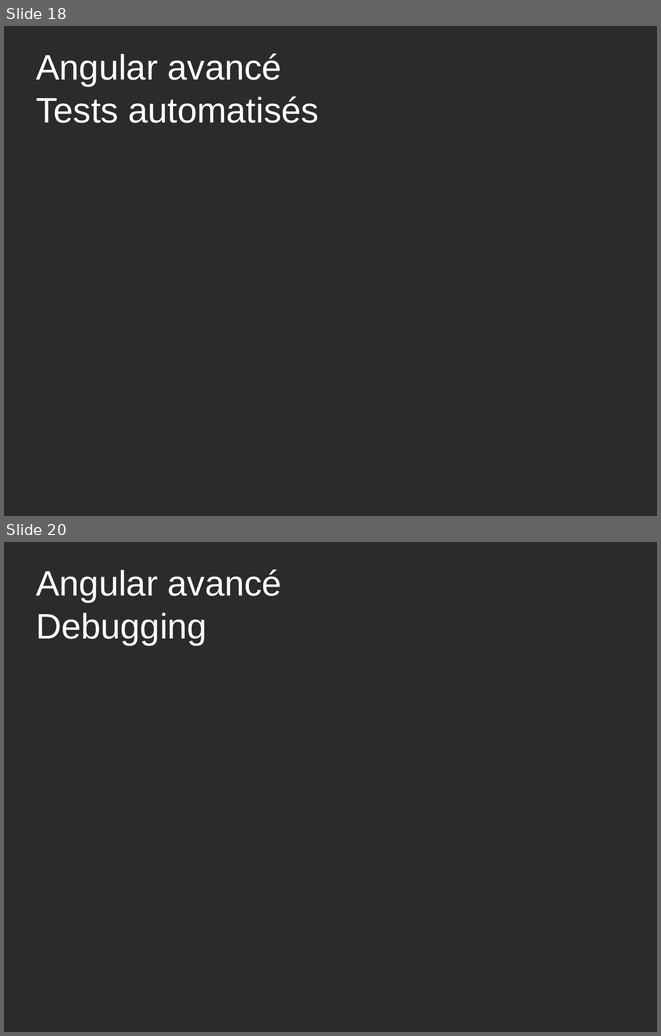
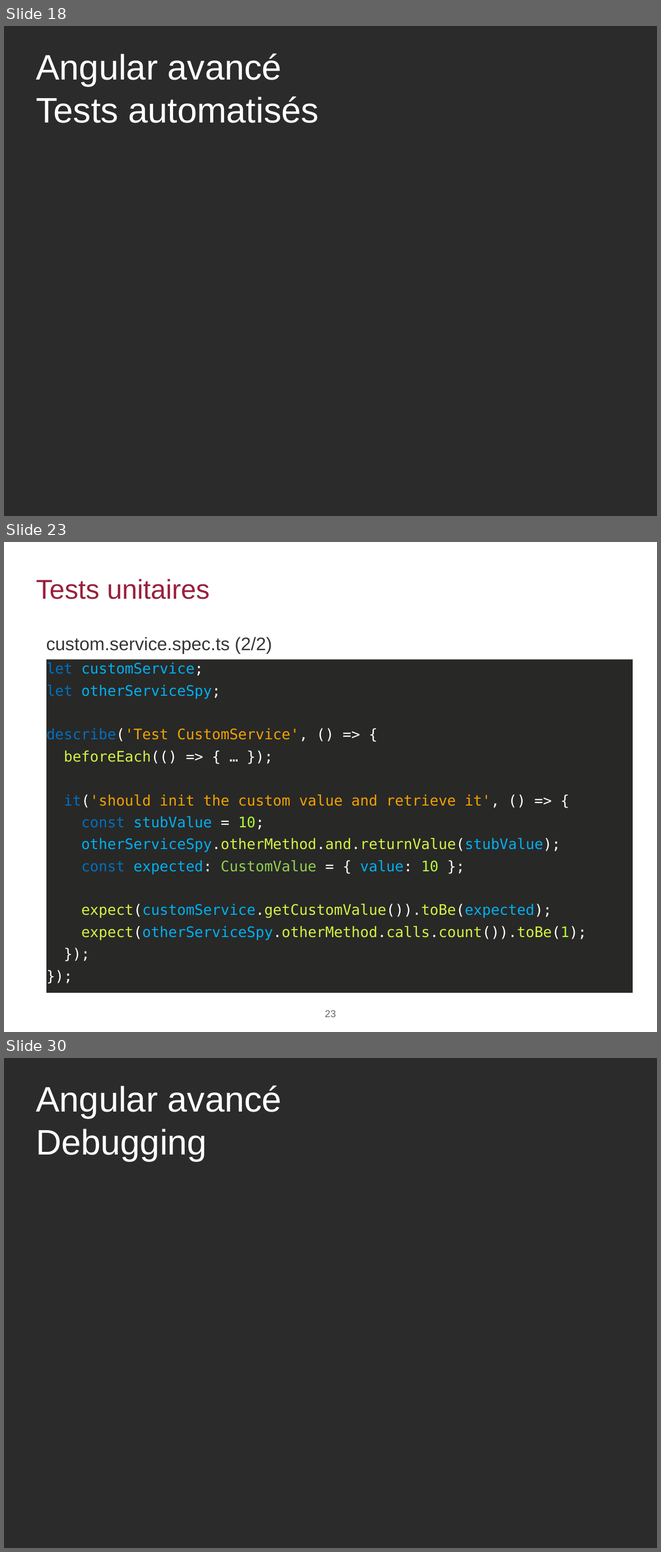
Before and after one commit to agaudichon/CGI-formation-Angular, a slide deck: docs/Formation_Angular_003_Angular-avancé.pptx. Shown one above the other, each under a label of ours: slides 18 and 20 before the commit, slides 18, 23 and 30 after it; the slides between them are not shown. The pictures are 661x1036 and 661x1552 pixels, drawn with LibreOffice and Linux fonts; fonts in the diff are those of the drawing; background and template pictures are left out; a plain dark background stands for a picture behind light text. Boxes give left, top, right and bottom in pixels: in the first picture for what was removed or moved away, otherwise in the second. Text is boxed around its words. In the diff, an @@ line names an element or a change of style, - is before the commit and + after.

```diff
--- a/docs/Formation_Angular_003_Angular-avancé.pptx
+++ b/docs/Formation_Angular_003_Angular-avancé.pptx
@@ slide 23 added at <box>4,542,657,1032</box>, background #FFFFFF @@
@@ title added at <box>36,579,210,599</box>, 30 pt, text #991F3D @@
+Tests unitaires
@@ text added at <box>46,637,272,653</box>, 20 pt, text #363534 @@
+custom.service.spec.ts (2/2)
@@ rectangle added at <box>46,660,633,992</box>, fill #282827, 16 pt, text #00B0F0 @@
+let customService;
+let otherServiceSpy;
+describe('Test CustomService', () => {
+beforeEach(() => { … });
+it('should init the custom value and retrieve it', () => {
+const stubValue = 10;
+otherServiceSpy.otherMethod.and.returnValue(stubValue);
+const expected: CustomValue = { value: 10 };
+expect(customService.getCustomValue()).toBe(expected);
+expect(otherServiceSpy.otherMethod.calls.count()).toBe(1);
+});
+});
@@ page number added at <box>325,1010,336,1017</box>, 11 pt, text #666666 @@
+23
@@ what was slide 20 is now slide 30 @@
```
Also in this commit, not shown: 10 other slides added, 1 slide removed, 1 other file.
